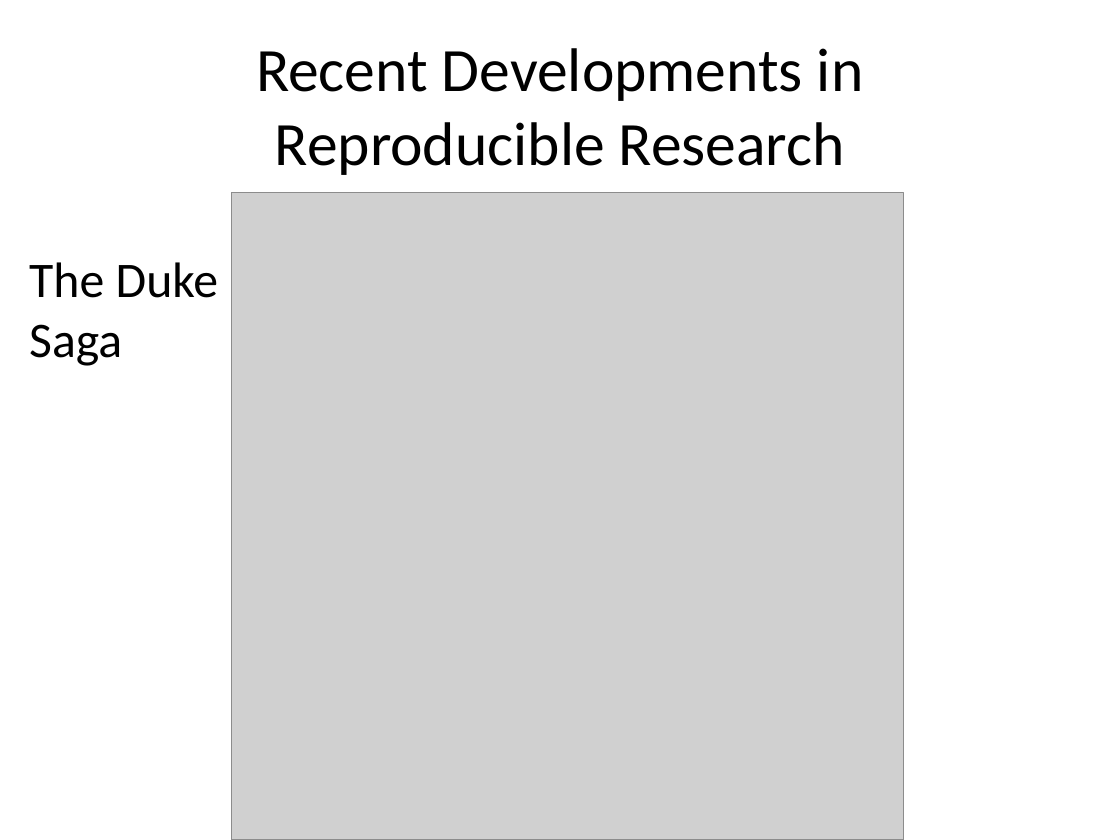
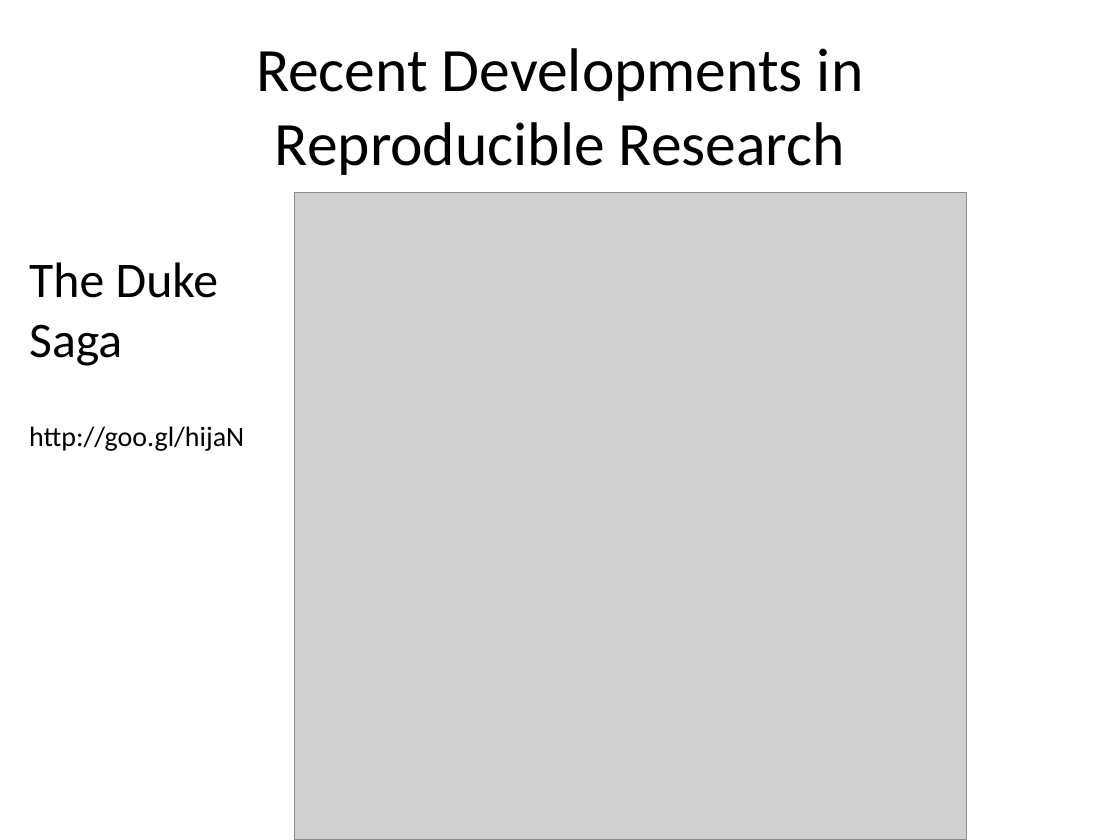
Before and after one commit to rdpeng/Minnesota2013, a slide deck: slide 12 of RR_knitr.pptx (slide 11 before the commit). Drawn at 1120x840 pixels with LibreOffice and Linux fonts; fonts in the diff are those of the drawing; grey boxes stand for pictures. Boxes give left, top, right and bottom in pixels: in the first picture for what was removed or moved away, otherwise in the second. Text is boxed around its words. In the diff, an @@ line names an element or a change of style, - is before the commit and + after.

```diff
--- a/RR_knitr.pptx
+++ b/RR_knitr.pptx
@@ picture: place and size @@
-picture at (231, 193, 903, 840)
+picture at (295, 193, 967, 840)
@@ text added at (29, 426, 244, 451), 18 pt, text #000000 @@
+http://goo.gl/hijaN
```
Also in this commit, not shown: 7 other slides changed, 1 slide added, 3 other files.
